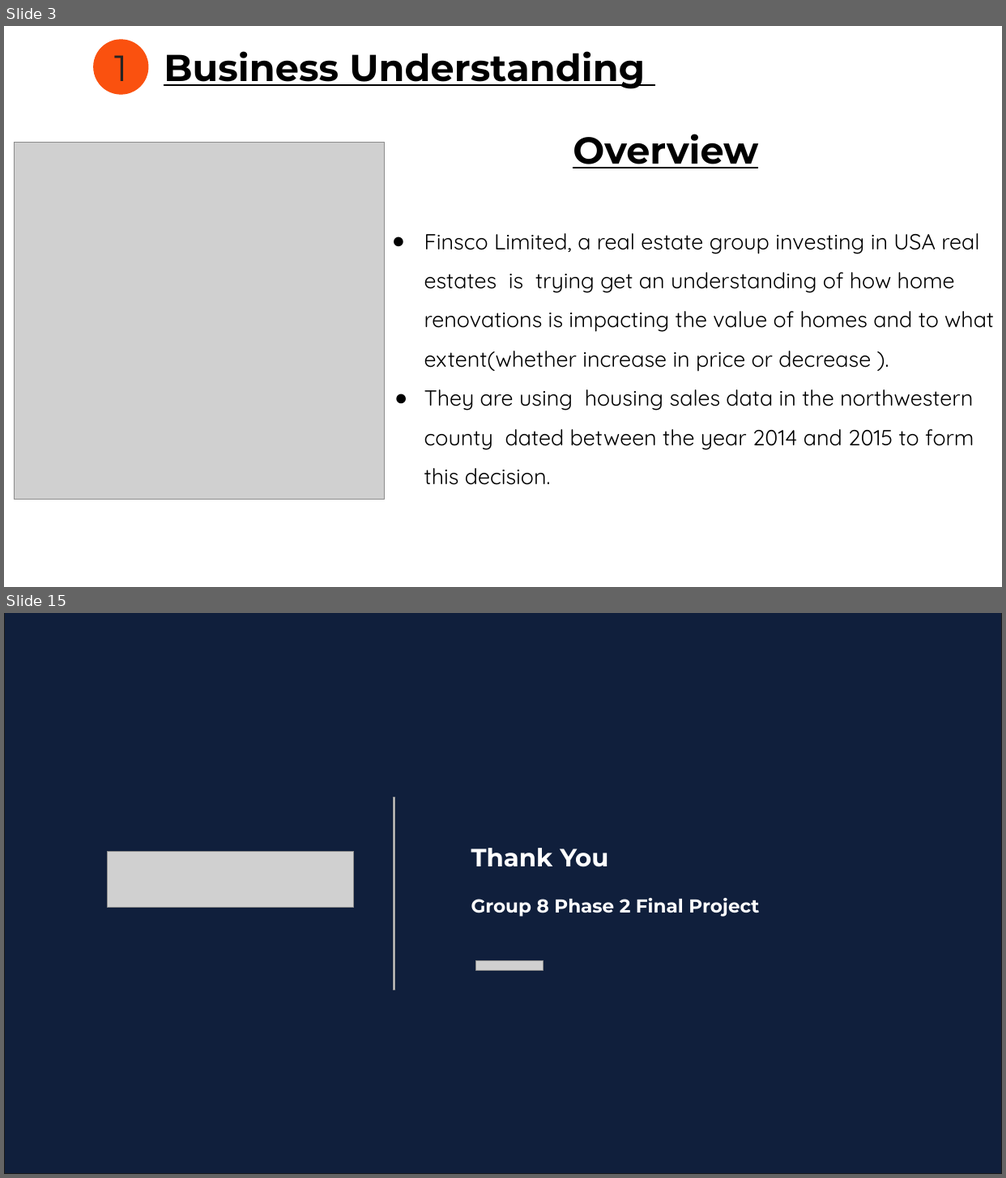
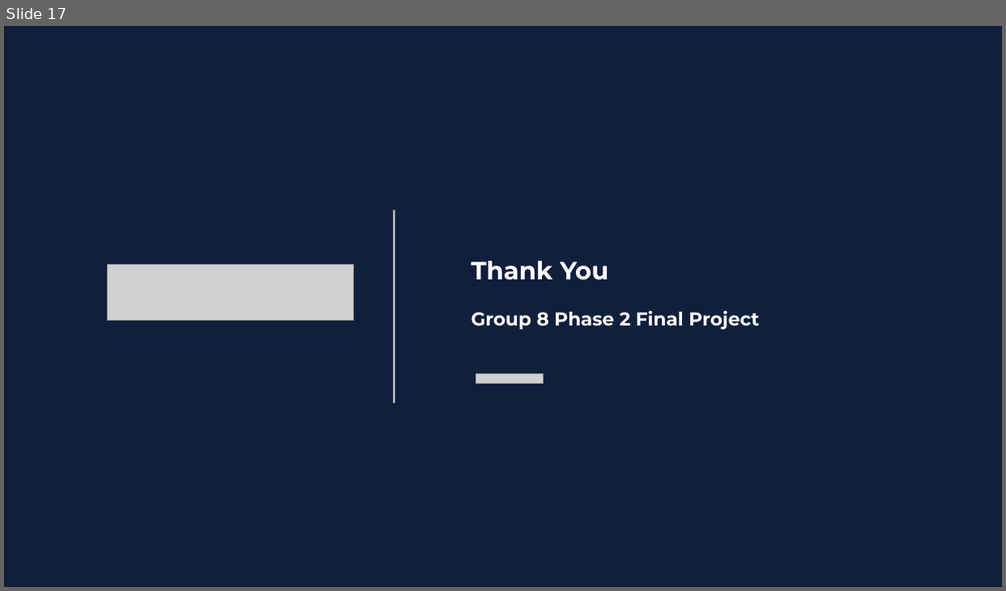
Before and after one commit to bryanmunene/phase_2_group_8_project, a slide deck: Final Group 8 Phase 2 Project_POWERPOINT_DSF PT6.pptx. Shown one above the other, each under a label of ours: slides 3 and 15 before the commit, slide 17 after it; the slides between them are not shown. The pictures are 1006x1178 and 1006x591 pixels, drawn with LibreOffice and Linux fonts; fonts in the diff are those of the drawing; grey boxes stand for pictures. Boxes give left, top, right and bottom in pixels: in the first picture for what was removed or moved away, otherwise in the second. Text is boxed around its words. In the diff, an @@ line names an element or a change of style, - is before the commit and + after.

```diff
--- a/Final Group 8 Phase 2 Project_POWERPOINT_DSF PT6.pptx
+++ b/Final Group 8 Phase 2 Project_POWERPOINT_DSF PT6.pptx
@@ slide 3 removed at (4, 26, 1002, 587), background #FFFFFF @@
@@ ellipse removed at (94, 40, 148, 94) @@
-1
@@ text removed at (164, 51, 645, 89) @@
-Business Understanding
@@ picture removed at (14, 142, 385, 500) @@
@@ title removed at (573, 134, 758, 169) @@
-Overview
@@ text removed at (424, 233, 994, 485) @@
-● Finsco Limited, a real estate group investing in USA real estates is trying get an understanding of how home renovations is impacting the value of homes and to what extent(whether increase in price or decrease ).
-● They are using housing sales data in the northwestern county dated between the year 2014 and 2015 to form this decision.
@@ what was slide 15 is now slide 17 @@
```
Also in this commit, not shown: 11 slides changed, 5 slides added, 2 other slides removed, 2 other files.
